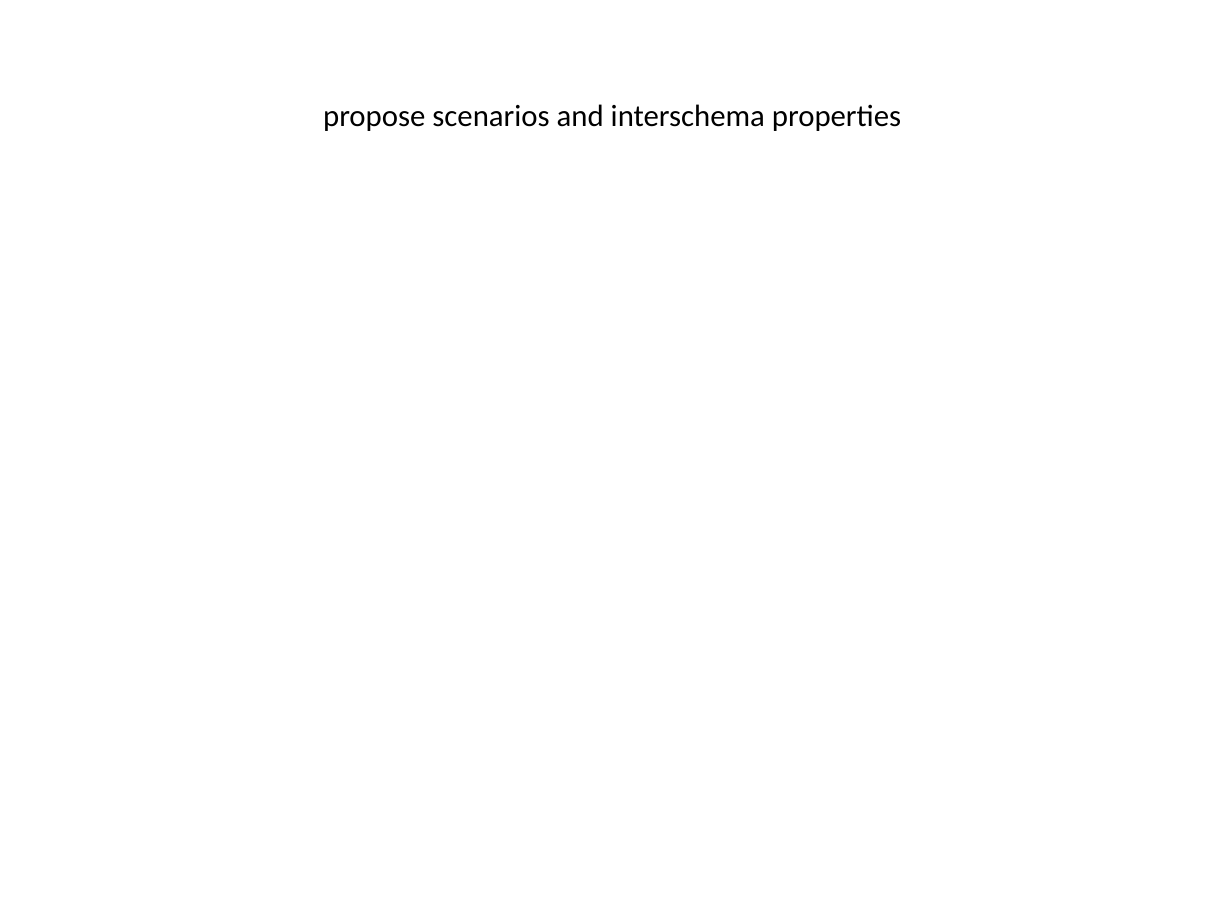
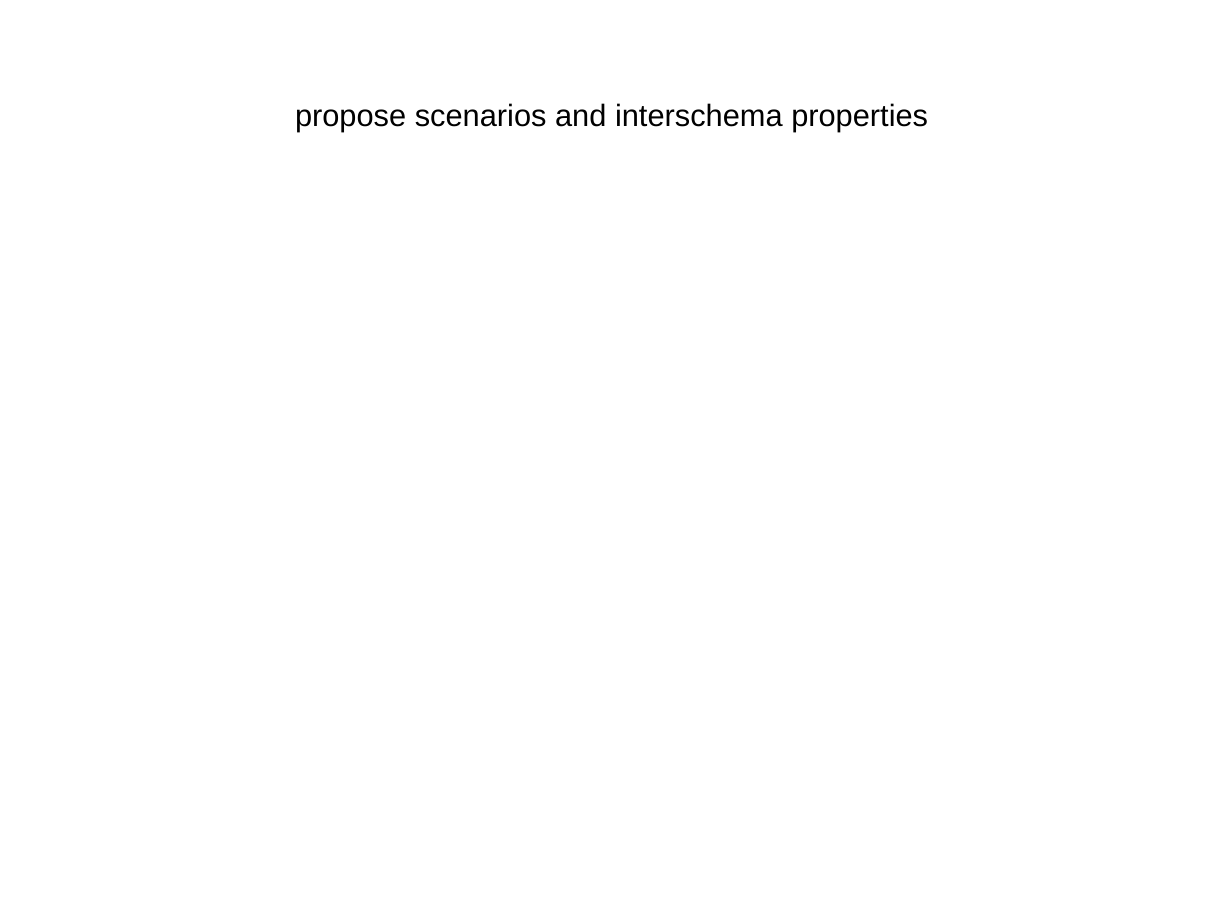
Before and after one commit to bugxd/DBTech, a slide deck: slide 4 of Assignment_4.pptx. Drawn at 1232x924 pixels with LibreOffice and Linux fonts; fonts in the diff are those of the drawing. Boxes give left, top, right and bottom in pixels: in the first picture for what was removed or moved away, otherwise in the second. Text is boxed around its words. In the diff, an @@ line names an element or a change of style, - is before the commit and + after.

```diff
--- a/Assignment_4.pptx
+++ b/Assignment_4.pptx
@@ text "propose scenarios and interschema properties" at bbox=[295, 103, 928, 131]: font Calibri to Arial; list level 2 to 1 in "propose scenarios and interschema properties" @@
```
Also in this commit, not shown: 15 other slides changed.
